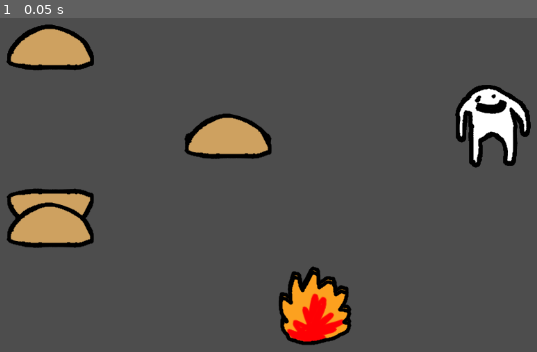
Above: before the commit, frame 1.
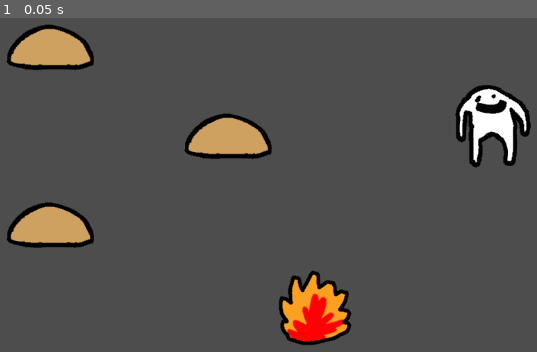
Above: after the commit, the same moment.

Repository: aPotatoNeedsHelp/ico_jam_game
Game: Godot game, scene res://scenes/main_scene.tscn
Two runs of this game, one before a commit and one after it. Both use one fixed random seed, a clock stepped at 60 frames per second and the inputs below.
Inputs:
- Up to frame 1 (0.05 s): no input

The runs differ from the first frame. In frame 1, 1.2% of the frame differs, in the area x 1-66%, y 34-92%.

Commit message:
+ Animations

Diff:
--- a/scenes/puzzle/food.tscn
+++ b/scenes/puzzle/food.tscn
@@ -5,6 +5,7 @@
 
 [node name="food" type="CharacterBody2D" groups=["Push"]]
 script = ExtResource("1_gvc17")
+is_pull = null
 
 [node name="BreadTop" type="Sprite2D" parent="."]
 texture = ExtResource("2_up642")
--- a/scripts/GridBody2D.gd
+++ b/scripts/GridBody2D.gd
@@ -7,7 +7,6 @@
 var ray_front
 var ray_back
 var collision_shape
-@export var is_pull: bool = false
 
 var directions = {"right": Vector2.RIGHT,
 			"left": Vector2.LEFT,
@@ -32,6 +31,11 @@
 func get_rotation_to(dir):
 	return directions[dir].angle() + PI/2
 
+func animate(node, dir):
+	node.position -= directions[dir] * tile_size
+	var tween = create_tween()
+	tween.tween_property(node, "position", Vector2(), 0.1)
+
 func check_dir(ray, dir, inverse: bool = false) -> bool:
 	var direction = directions[dir]
 	if inverse: direction = -directions[dir]
@@ -40,14 +44,7 @@
 	return ray.is_colliding()
 
 func move(dir) -> bool:
-	if check_dir(ray_front, dir) and !is_pull:
-		if ray_front.get_collider().is_in_group("Push"):
-			if !ray_front.get_collider().move(dir):
-				return false
-		else:
-			return false
-
-	if check_dir(ray_back, dir, true) and is_pull:
+	if check_dir(ray_front, dir):
 		if ray_front.get_collider().is_in_group("Push"):
 			if !ray_front.get_collider().move(dir):
 				return false
--- a/scripts/level_map.gd
+++ b/scripts/level_map.gd
@@ -7,3 +7,5 @@
 		var scene = load(str("res://scenes/puzzle/", scene_name,".tscn")).instantiate()
 		scene.position = map_to_local(cell)
 		add_child(scene)
+		#clear cell
+		set_cell(0, cell)
--- a/scripts/player.gd
+++ b/scripts/player.gd
@@ -5,3 +5,4 @@
 		if event.is_action_pressed(str("ui_", dir)):
 			move(dir)
 			$Player.rotation = get_rotation_to(dir)
+			animate($Player, dir)
